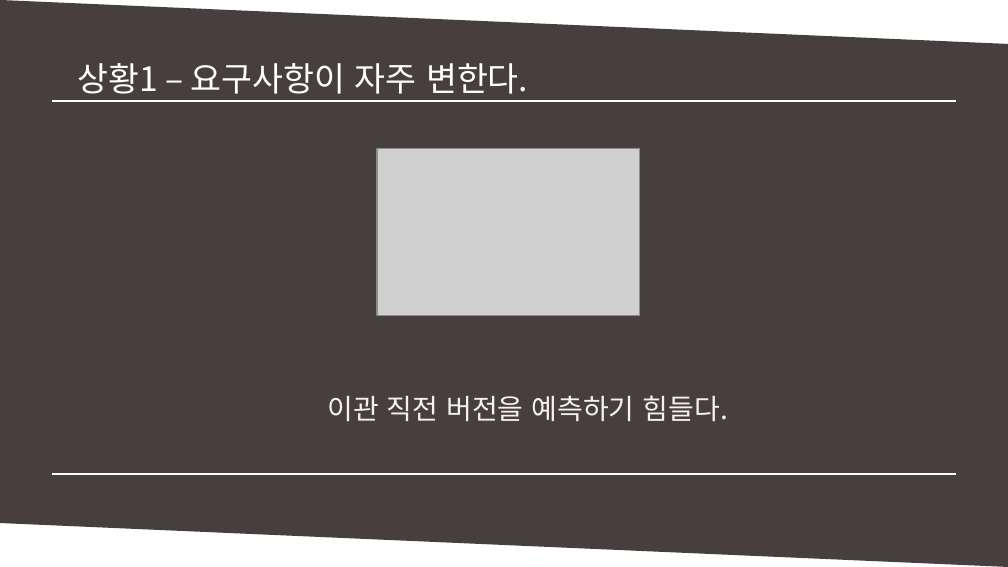
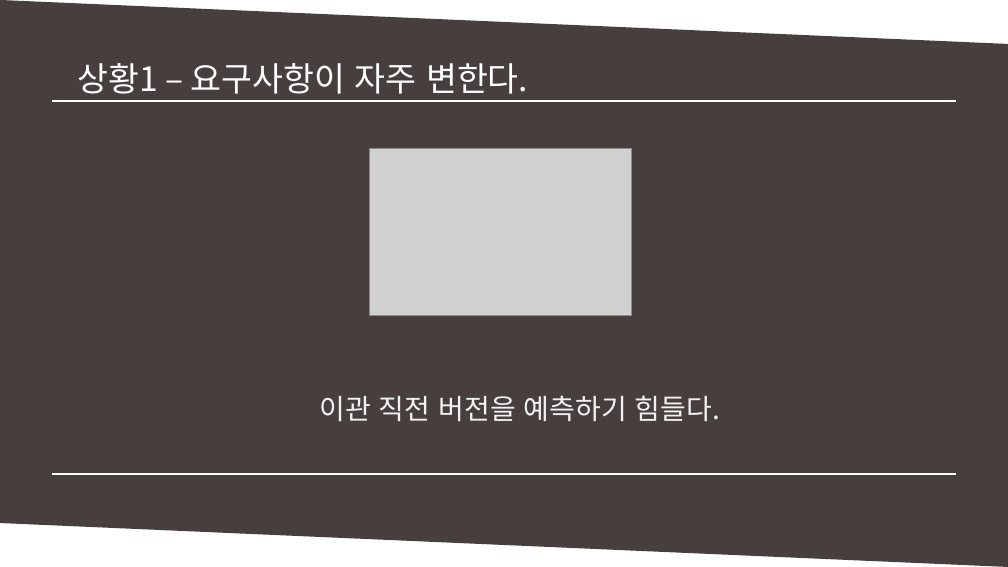
Before and after one commit to MinSikMoon/pptgit, a slide deck: slide 6 of git발표.pptx (slide 7 before the commit). Drawn at 1008x567 pixels with LibreOffice and Linux fonts; fonts in the diff are those of the drawing; grey boxes stand for pictures. Boxes give left, top, right and bottom in pixels: in the first picture for what was removed or moved away, otherwise in the second. Text is boxed around its words. In the diff, an @@ line names an element or a change of style, - is before the commit and + after.

```diff
--- a/git발표.pptx
+++ b/git발표.pptx
@@ picture: place and size @@
-picture at <box>377,148,640,314</box>
+picture at <box>369,148,632,314</box>
@@ text "이관 직전 버전을 예측하기 힘들다.": place and size @@
-text "이관 직전 버전을 예측하기 힘들다." at <box>327,395,728,421</box>
+text "이관 직전 버전을 예측하기 힘들다." at <box>320,395,720,421</box>
```
Also in this commit, not shown: 13 other slides changed, 7 slides added, 1 slide removed.
